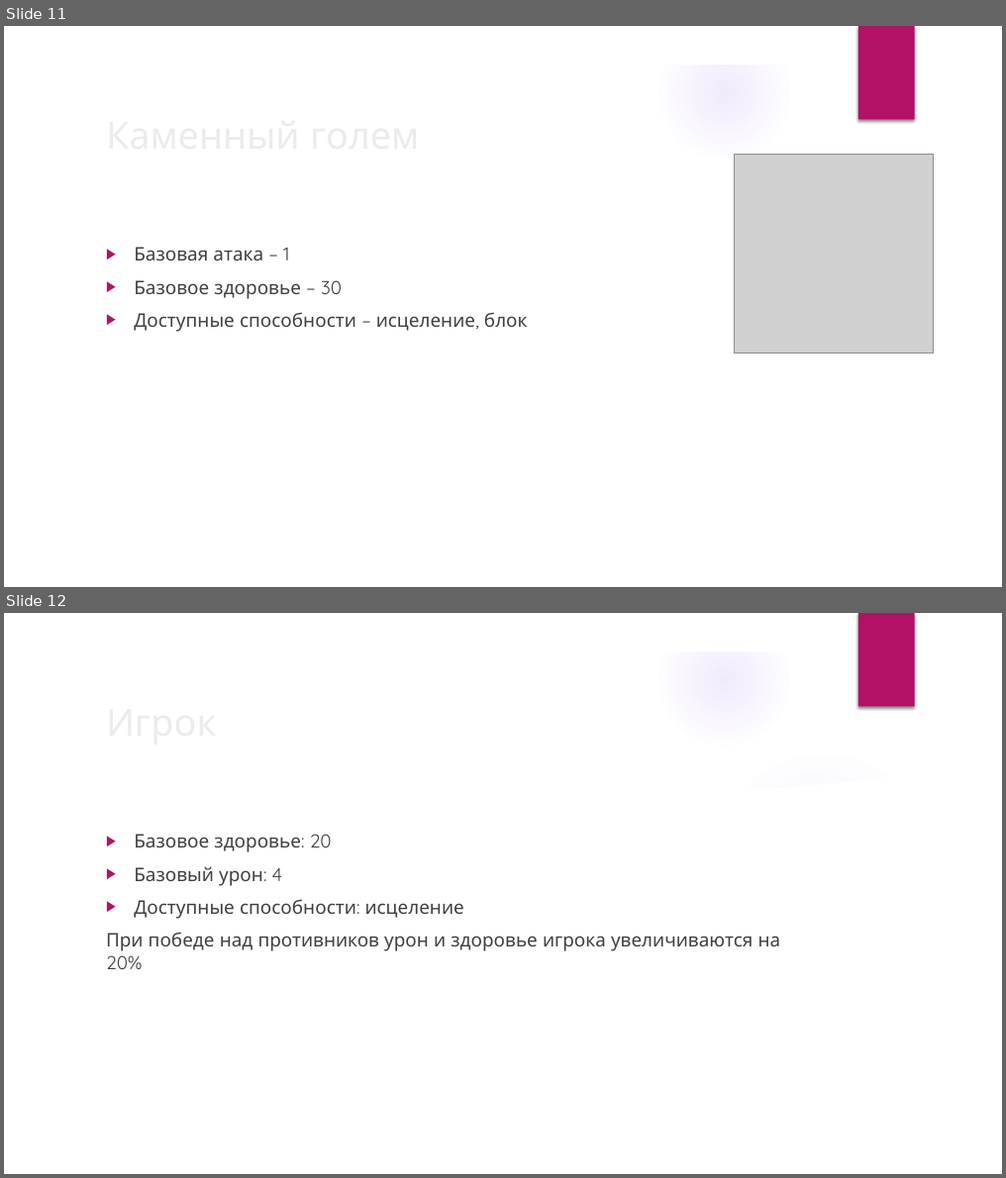
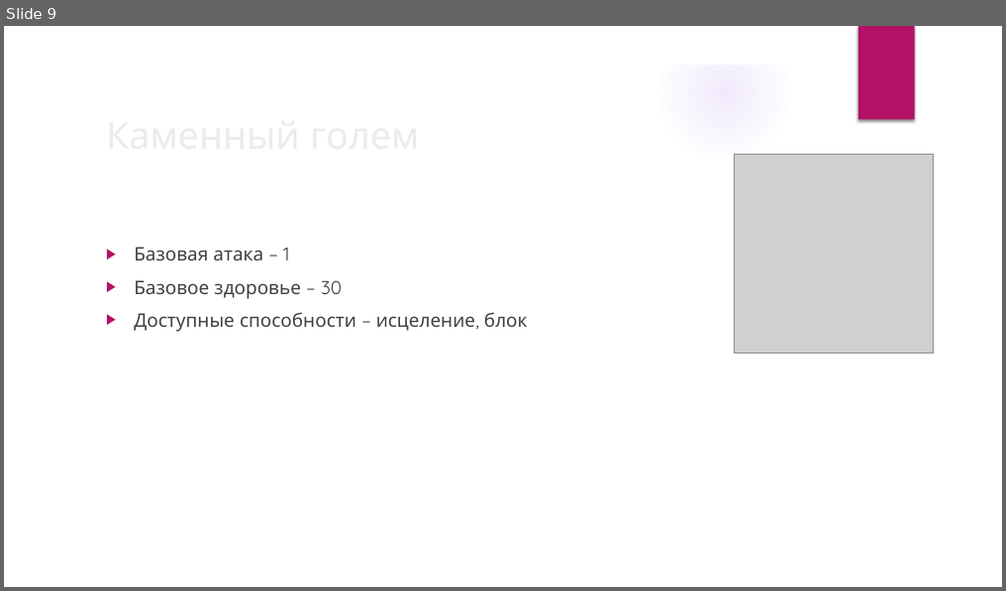
Before and after one commit to Roma109/pyqt-project, a slide deck: Игра Daggerfall.pptx. Shown one above the other, each under a label of ours: slides 11 and 12 before the commit, slide 9 after it. The pictures are 1006x1178 and 1006x591 pixels, drawn with LibreOffice and Linux fonts; fonts in the diff are those of the drawing; grey boxes stand for pictures; background and template pictures are left out. Boxes give left, top, right and bottom in pixels: in the first picture for what was removed or moved away, otherwise in the second. Text is boxed around its words. In the diff, an @@ line names an element or a change of style, - is before the commit and + after.

```diff
--- a/Игра Daggerfall.pptx
+++ b/Игра Daggerfall.pptx
@@ slide 12 removed at (4, 613, 1002, 1174), background picture (left out); not listed: 9 template elements that a slide beside it also shows @@
@@ title removed at (98, 692, 816, 750) @@
-Игрок
@@ text removed at (106, 834, 781, 969) @@
-▶ Базовое здоровье: 20
-▶ Базовый урон: 4
-▶ Доступные способности: исцеление
-При победе над противников урон и здоровье игрока увеличиваются на 20%
@@ what was slide 11 is now slide 9 @@
```
Also in this commit, not shown: 3 slides changed, 2 other slides removed.
